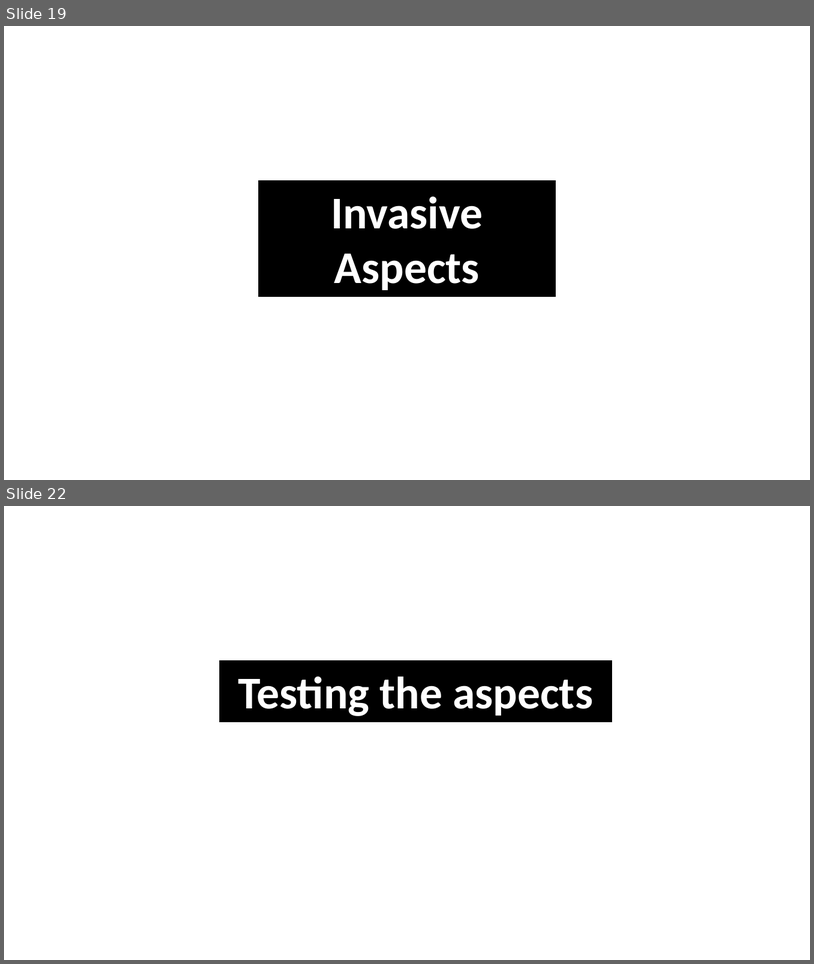
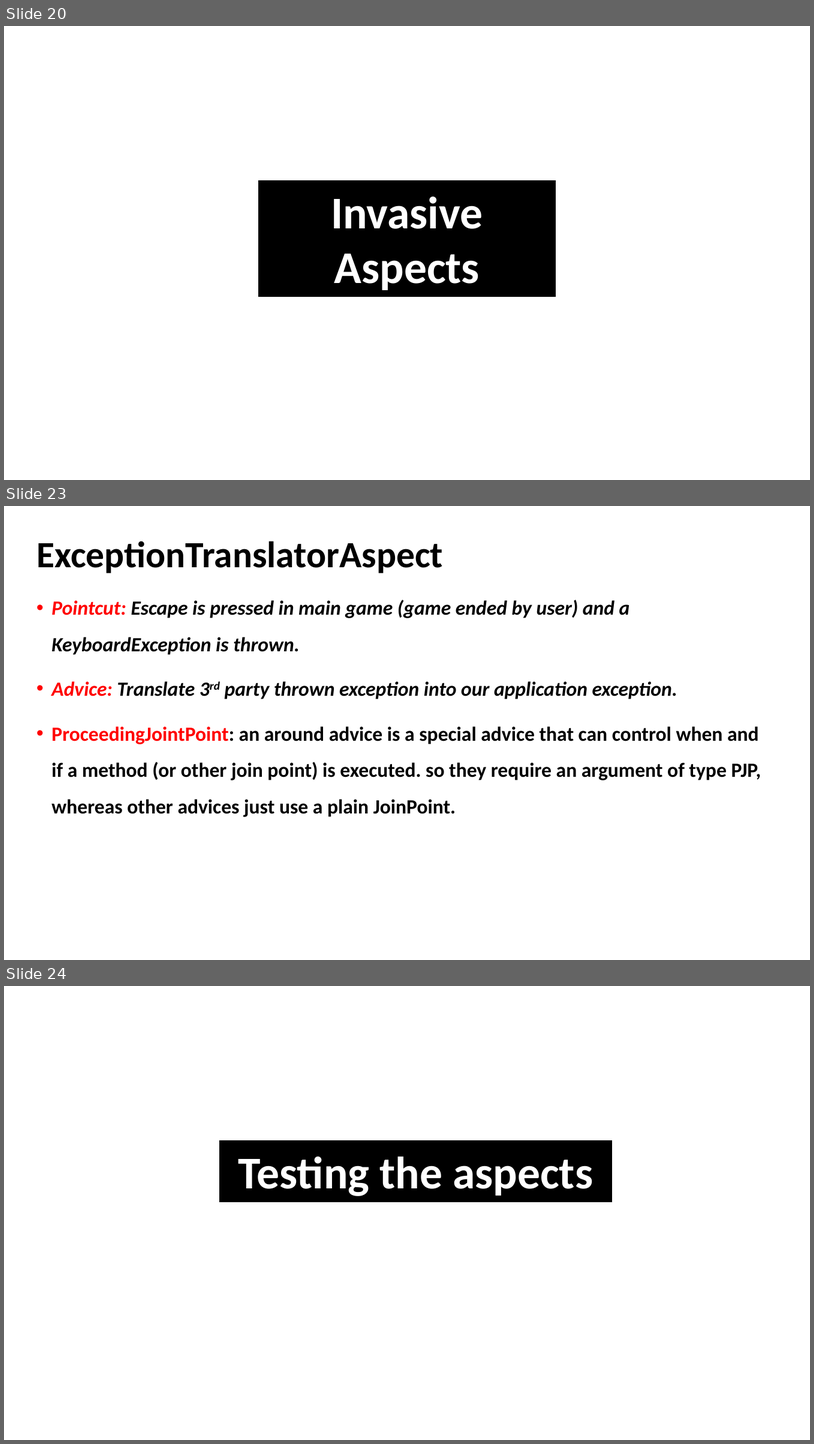
Before and after one commit to akotek/AOP, a slide deck: src/Final Project Presentation.pptx. Shown one above the other, each under a label of ours: slides 19 and 22 before the commit, slides 20, 23 and 24 after it; the slides between them are not shown. The pictures are 814x964 and 814x1444 pixels, drawn with LibreOffice and Linux fonts; fonts in the diff are those of the drawing. Boxes give left, top, right and bottom in pixels: in the first picture for what was removed or moved away, otherwise in the second. Text is boxed around its words. In the diff, an @@ line names an element or a change of style, - is before the commit and + after.

Commit message:
ExceptionTranslationAspect impl

```diff
--- a/src/Final Project Presentation.pptx
+++ b/src/Final Project Presentation.pptx
@@ slide 23 added at (4, 506, 810, 960), background #FFFFFF @@
@@ title added at (36, 541, 443, 573), 44 pt, text #000000, bold @@
+ExceptionTranslatorAspect
@@ text added at (51, 600, 762, 817), 24 pt, text #000000, bold @@
+• Pointcut: Escape is pressed in main game (game ended by user) and a KeyboardException is thrown.
+• Advice: Translate 3rd party thrown exception into our application exception.
+• ProceedingJointPoint: an around advice is a special advice that can control when and if a method (or other join point) is executed. so they require an argument of type PJP, whereas other advices just use a plain JoinPoint.
@@ what was slide 19 is now slide 20 @@
@@ what was slide 22 is now slide 24 @@
```
Also in this commit, not shown: 5 slides changed, 2 other slides added, 1 slide removed, 5 other files.
